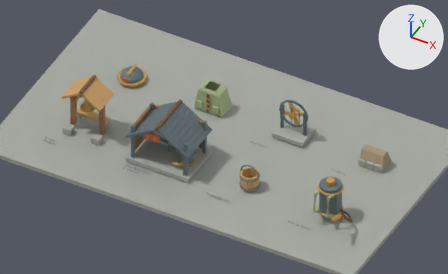
An edit to the Blender file art/fire-response/fire-response.blend, drawn before and after from the same camera.
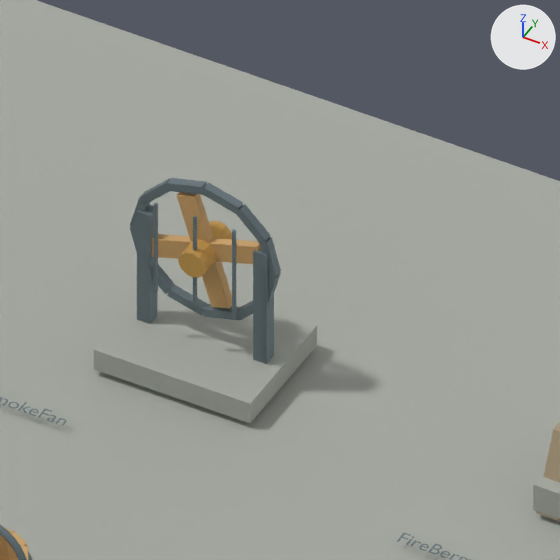
The first picture shows the older version from the file's camera 'Camera'. The close-ups show the older and then the newer version on the part from 57% to 81% of the width and 24% to 64% of the height of that picture. Only the edits that show in the close-ups are written down. The axes (+X, +Y, +Z) are drawn at upper right. The lights are the same throughout.

Names of what the first close-up shows: 'Axle', 'Display ground', 'Fan base', 'Fan support', 'Fan support.001', 'Front guard', 'Front guard.001', 'Front guard.002', 'Rotor blade', 'Rotor blade.001', 'Rotor blade.002', 'Rotor blade.003', 'Stone facing' and 19 more.
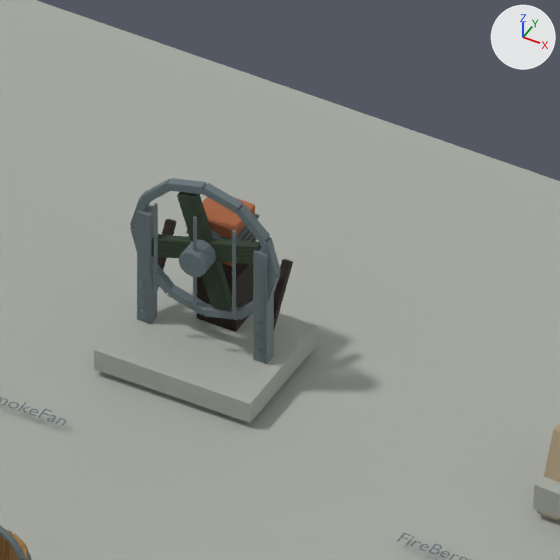
Boxes [x1, y1, x2, y2] around the edits, measured in the close-ups (560 x 560 px):
'Drive pedestal', added: after [197, 263, 253, 332]
'Axle', recoloured (orange to grey): [179, 229, 222, 277] in both
'Motor housing', added (brown): after [202, 197, 255, 266]
'Rotor blade.001', recoloured (darker): [177, 192, 214, 243] in both
'Rotor blade.003', recoloured (orange to black): [202, 261, 232, 308] in both
'Rotor blade', recoloured (orange to black): [209, 239, 261, 264] in both
'Rotor blade.002', recoloured (orange to black): [152, 234, 191, 258] in both
'Frame diagonal.001', added: after [274, 259, 293, 329]
'Frame diagonal', added: after [158, 219, 177, 288]
'Motor cooling fin.003', added: after [220, 214, 259, 240]
'Motor cooling fin.002', added: after [186, 230, 251, 241]
'Motor cooling fin.001', added (mostly hidden): after [188, 233, 254, 241]
'Motor cooling fin', added (mostly hidden): after [236, 236, 257, 264]

Patch to the scene script:
```diff
--- a/art/fire-response/fire-response.blend.py
+++ b/art/fire-response/fire-response.blend.py
@@ me_cube_098 @@
 me_cube_098.from_pydata(...)  # 8 vertices, 6 faces; spans x -0.25..0.25, y -0.038..0.038, z -0.085..0.085
-me_cube_098.materials.append(mat_plank)  # orange #cba269
+me_cube_098.materials.append(mat_greenroof)  # picture img_wildfire_greenroof_grain
@@ me_cube_099 @@
 me_cube_099.from_pydata(...)  # 8 vertices, 6 faces; spans x -0.25..0.25, y -0.038..0.038, z -0.085..0.085
-me_cube_099.materials.append(mat_plank)  # orange #cba269
+me_cube_099.materials.append(mat_greenroof)  # picture img_wildfire_greenroof_grain
@@ me_cube_100 @@
 me_cube_100.from_pydata(...)  # 8 vertices, 6 faces; spans x -0.25..0.25, y -0.038..0.038, z -0.085..0.085
-me_cube_100.materials.append(mat_plank)  # orange #cba269
+me_cube_100.materials.append(mat_greenroof)  # picture img_wildfire_greenroof_grain
@@ me_cube_101 @@
 me_cube_101.from_pydata(...)  # 8 vertices, 6 faces; spans x -0.25..0.25, y -0.038..0.038, z -0.085..0.085
-me_cube_101.materials.append(mat_plank)  # orange #cba269
+me_cube_101.materials.append(mat_greenroof)  # picture img_wildfire_greenroof_grain
@@ me_cone_008 @@
 me_cone_008.from_pydata(...)  # 24 vertices, 14 faces; spans x -0.12..0.12, y -0.12..0.12, z -0.225..0.225
-me_cone_008.materials.append(mat_brass)  # orange #d3a85b
+me_cone_008.materials.append(mat_metal)  # grey #768489
@@ ob_rotor_blade_003 @@
 ob_rotor_blade_003.rotation_euler = (0.0, -5.012, 0.0)  # degrees (0, -287, 0)
+_m = ob_rotor_blade_003.modifiers.new('Soft worked edges', 'BEVEL')
+_m.width = 0.004
+_m.width_pct = 0.004
@@ ob_axle @@
 ob_axle.rotation_euler = (1.571, 0.0, 0.0)  # degrees (90, 0, 0)
+_m = ob_axle.modifiers.new('Soft worked edges', 'BEVEL')
+_m.width = 0.004
+_m.width_pct = 0.004
@@ ob_front_guard @@
 ob_front_guard.rotation_euler = (0.0, 0.0, 3.142)  # degrees (0, 0, 180)
+_m = ob_front_guard.modifiers.new('Soft worked edges', 'BEVEL')
+_m.width = 0.004
+_m.width_pct = 0.004
@@ ob_front_guard_001 @@
 ob_front_guard_001.rotation_euler = (0.0, 0.0, 3.142)  # degrees (0, 0, 180)
+_m = ob_front_guard_001.modifiers.new('Soft worked edges', 'BEVEL')
+_m.width = 0.004
+_m.width_pct = 0.004
@@ ob_front_guard_002 @@
 ob_front_guard_002.rotation_euler = (0.0, 0.0, 3.142)  # degrees (0, 0, 180)
+_m = ob_front_guard_002.modifiers.new('Soft worked edges', 'BEVEL')
+_m.width = 0.004
+_m.width_pct = 0.004
@@ ob_drive_pedestal @@
+ob_drive_pedestal = bpy.data.objects.new('Drive pedestal', me_cube_282)  # a box spanning x -0.175..0.175, y -0.175..0.175, z -0.275..0.275; in mat_darkwood (picture img_wildfire_darkwood_grain); modifiers BEVEL
+ob_drive_pedestal.parent = ob_smokefan
+ob_drive_pedestal.location = (0.0, 0.35, 0.45)
@@ ob_frame_diagonal_001 @@
+ob_frame_diagonal_001 = bpy.data.objects.new('Frame diagonal.001', me_cube_281)  # a box spanning x -0.035..0.035, y -0.035..0.035, z -0.361..0.361; in mat_darkwood (picture img_wildfire_darkwood_grain); modifiers BEVEL
+ob_frame_diagonal_001.parent = ob_smokefan
+ob_frame_diagonal_001.location = (0.52, 0.2, 0.6)
+ob_frame_diagonal_001.rotation_euler = (0.588, 0.0, 3.142)  # degrees (34, 0, 180)
@@ ob_frame_diagonal @@
+ob_frame_diagonal = bpy.data.objects.new('Frame diagonal', me_cube_281.copy())  # modifiers BEVEL
+ob_frame_diagonal.parent = ob_smokefan
+ob_frame_diagonal.location = (-0.52, 0.2, 0.6)
+ob_frame_diagonal.rotation_euler = (0.588, 0.0, 3.142)  # degrees (34, 0, 180)
@@ ob_motor_cooling_fin_003 @@
+ob_motor_cooling_fin_003 = bpy.data.objects.new('Motor cooling fin.003', me_cube_279)  # a box spanning x -0.225..0.225, y -0.19..0.19, z -0.011..0.011; in mat_iron (dark grey #5b6561); modifiers BEVEL
+ob_motor_cooling_fin_003.parent = ob_smokefan
+ob_motor_cooling_fin_003.location = (0.0, 0.29, 1.18)
@@ ob_motor_cooling_fin_002 @@
+ob_motor_cooling_fin_002 = bpy.data.objects.new('Motor cooling fin.002', me_cube_279.copy())  # modifiers BEVEL
+ob_motor_cooling_fin_002.parent = ob_smokefan
+ob_motor_cooling_fin_002.location = (0.0, 0.29, 1.11)
@@ ob_motor_cooling_fin_001 @@
+ob_motor_cooling_fin_001 = bpy.data.objects.new('Motor cooling fin.001', me_cube_279.copy())  # modifiers BEVEL
+ob_motor_cooling_fin_001.parent = ob_smokefan
+ob_motor_cooling_fin_001.location = (0.0, 0.29, 1.04)
@@ ob_motor_cooling_fin @@
+ob_motor_cooling_fin = bpy.data.objects.new('Motor cooling fin', me_cube_279.copy())  # modifiers BEVEL
+ob_motor_cooling_fin.parent = ob_smokefan
+ob_motor_cooling_fin.location = (0.0, 0.29, 0.97)
@@ ob_motor_housing @@
+ob_motor_housing = bpy.data.objects.new('Motor housing', me_cube_275)  # a box spanning x -0.19..0.19, y -0.18..0.18, z -0.19..0.19; in mat_rust (brown #a6613c); modifiers BEVEL
+ob_motor_housing.parent = ob_smokefan
+ob_motor_housing.location = (0.0, 0.29, 1.1)
```
